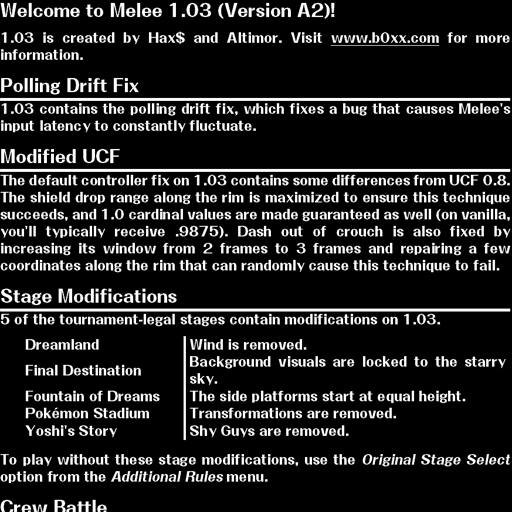
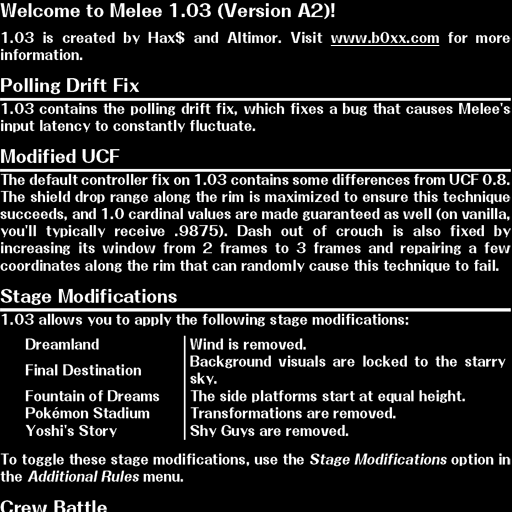
Revision of a layered w=512, h=512 image; what changed, layer by layer:
painted on "Layer 0" over [0, 2, 511, 512]
